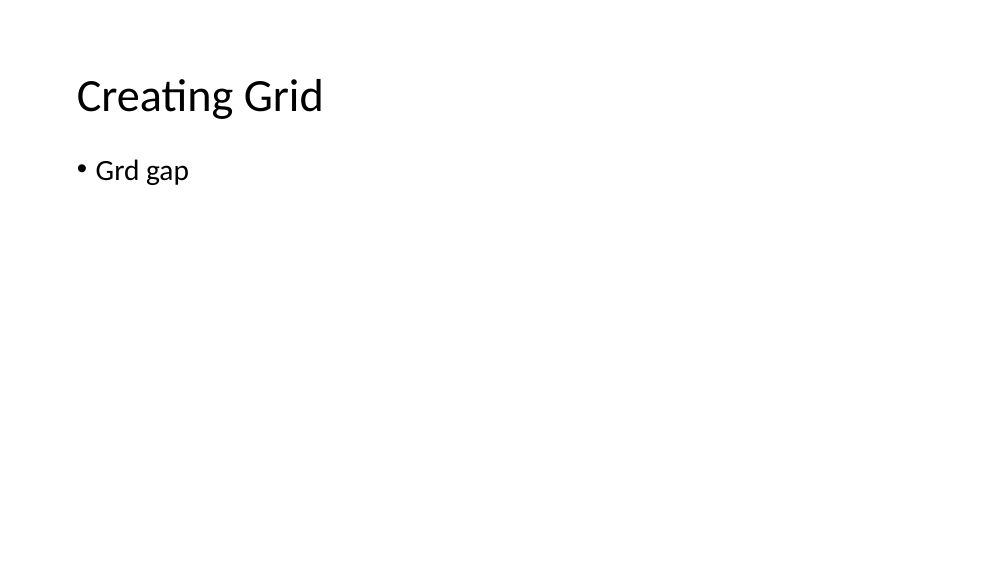
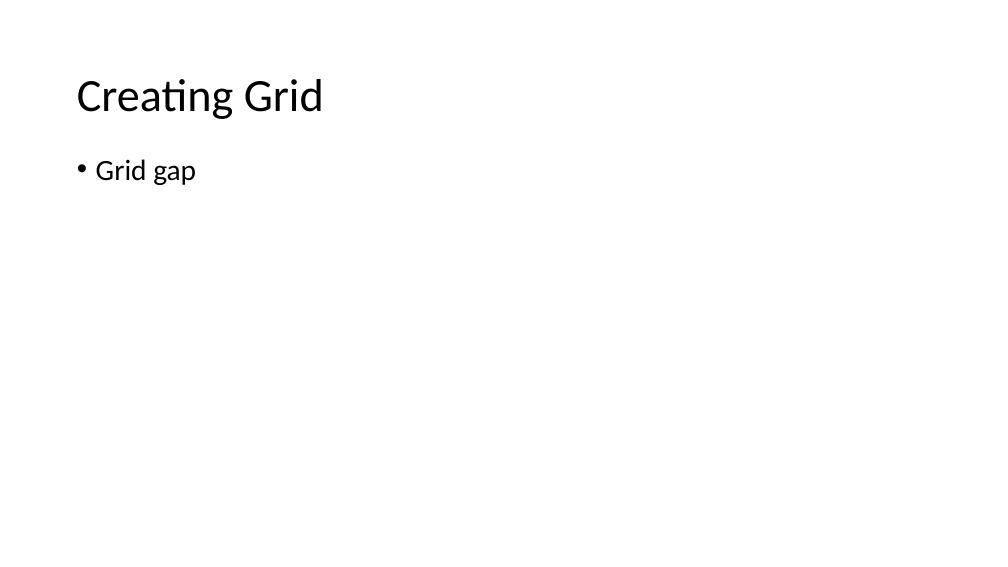
Before and after one commit to PiyushChaturvedii/Batch04, a slide deck: slide 84 of CSS.pptx. Drawn at 1008x567 pixels with LibreOffice and Linux fonts; fonts in the diff are those of the drawing. Boxes give left, top, right and bottom in pixels: in the first picture for what was removed or moved away, otherwise in the second. Text is boxed around its words. In the diff, an @@ line names an element or a change of style, - is before the commit and + after.

```diff
--- a/CSS.pptx
+++ b/CSS.pptx
@@ text at (96, 159, 196, 185): text changed @@
-• Grd gap
+• Grid gap
```
Also in this commit, not shown: 3 slides added, 3 other files.
